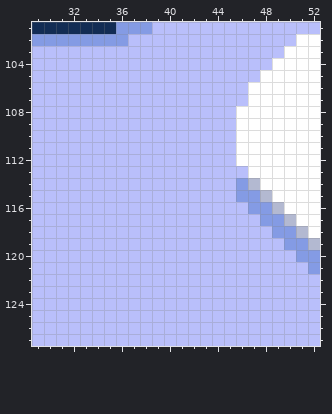
Pixel-art file, stored at Jun_2021/Breakfast.aseprite. Above: the version before the commit.
128x128 pixels, 1 frame. Colours within 5 levels of each other are drawn and written as one. Shown: x 29..52, y 101..127. The commit also changed other parts of the picture, which this record leaves out.
Once edited:
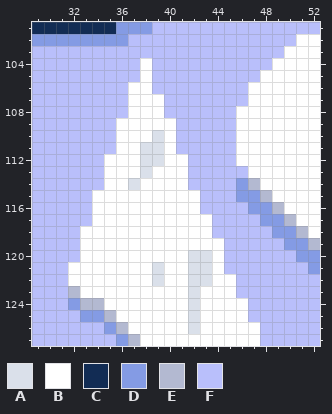
Palette (. is transparent): A #dae0ea  B #ffffff  C #122c54  D #849be4  E #b3b9d1  F #b9bffb
The exact change:
layer "Napkin" added
layer "KnifeTable" added
Layers "KnifeTable", "Napkin":
y 104..105: x 38 F -> B
y 106: x 37..38 FF -> BB
y 107..108: x 37..39 FFF -> BBB
y 109: x 36..40 FFFFF -> BBBBB
y 110: x 36..40 FFFFF -> BBBAB
y 111: x 36..40 FFFFF -> BBAAB
y 112: x 35..41 FFFFFFF -> BBBAABB
y 113: x 35..41 FFFFFFF -> BBBABBB
y 114: x 35..41 FFFFFFF -> BBABBBB
y 115..116: x 34..42 FFFFFFFFF -> BBBBBBBBB
y 117: x 34..43 FFFFFFFFFF -> BBBBBBBBBB
y 118: x 33..43 FFFFFFFFFFF -> BBBBBBBBBBB
y 119: x 33..44 FFFFFFFFFFFF -> BBBBBBBBBBBB
y 120: x 33..44 FFFFFFFFFFFF -> BBBBBBBBBAAB
y 121: x 32..44 FFFFFFFFFFFFF -> BBBBBBBABBAAB
y 122: x 32..45 FFFFFFFFFFFFFF -> BBBBBBBABBAABB
y 123: x 32..45 FFFFFFFFFFFFFF -> EBBBBBBBBBABBB
y 124: x 32..46 FFFFFFFFFFFFFFF -> DEEBBBBBBBABBBB
y 125: x 33..46 FFFFFFFFFFFFFF -> DDEBBBBBBABBBB
y 126: x 35..47 FFFFFFFFFFFFF -> DEBBBBBABBBBB
y 127: x 36..47 FFFFFFFFFFFF -> DEBBBBBBBBBB
Boxes around the changes in both pictures, in picture pixels (x1, y1, x2, y2):
changed: (68, 58, 260, 346)
